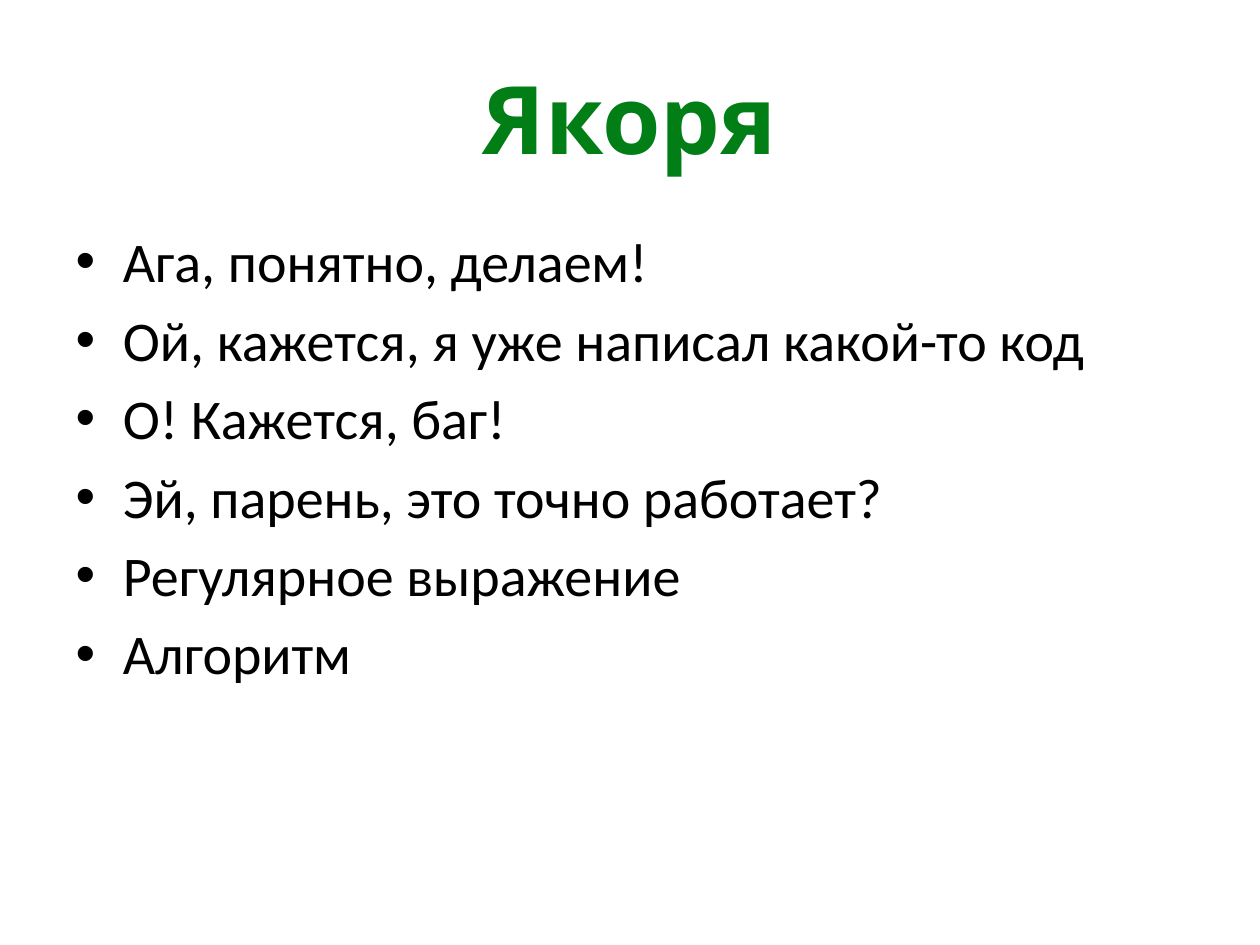
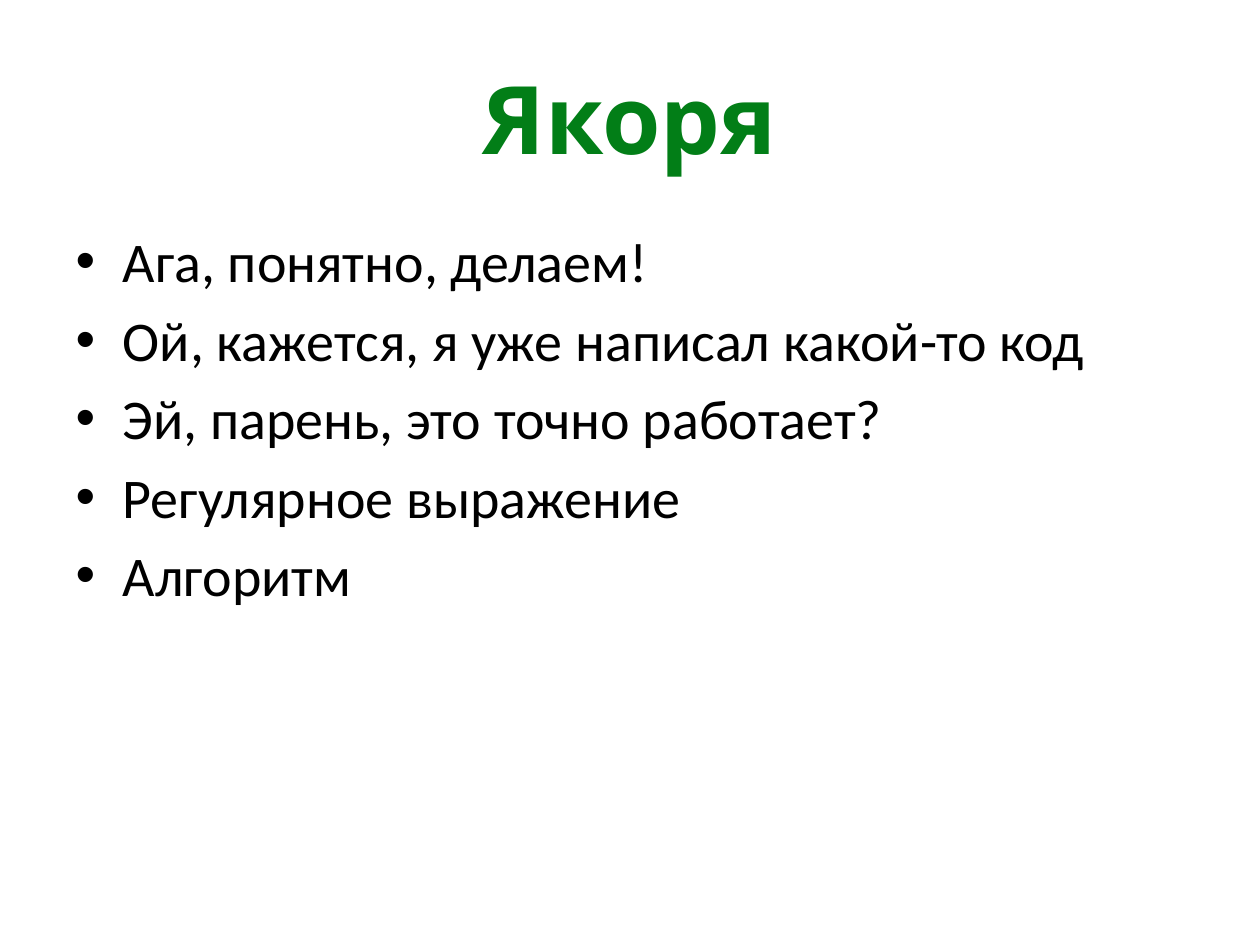
Before and after one commit to xoposhiy/testing-course, a slide deck: slide 17 of day1.pptx. Drawn at 1260x945 pixels with LibreOffice and Linux fonts; fonts in the diff are those of the drawing. Boxes give left, top, right and bottom in pixels: in the first picture for what was removed or moved away, otherwise in the second. Text is boxed around its words. In the diff, an @@ line names an element or a change of style, - is before the commit and + after.

```diff
--- a/day1.pptx
+++ b/day1.pptx
@@ text at [123, 401, 505, 446]: paragraph removed @@
-• О! Кажется, баг!
```
Also in this commit, not shown: 5 other slides changed.
